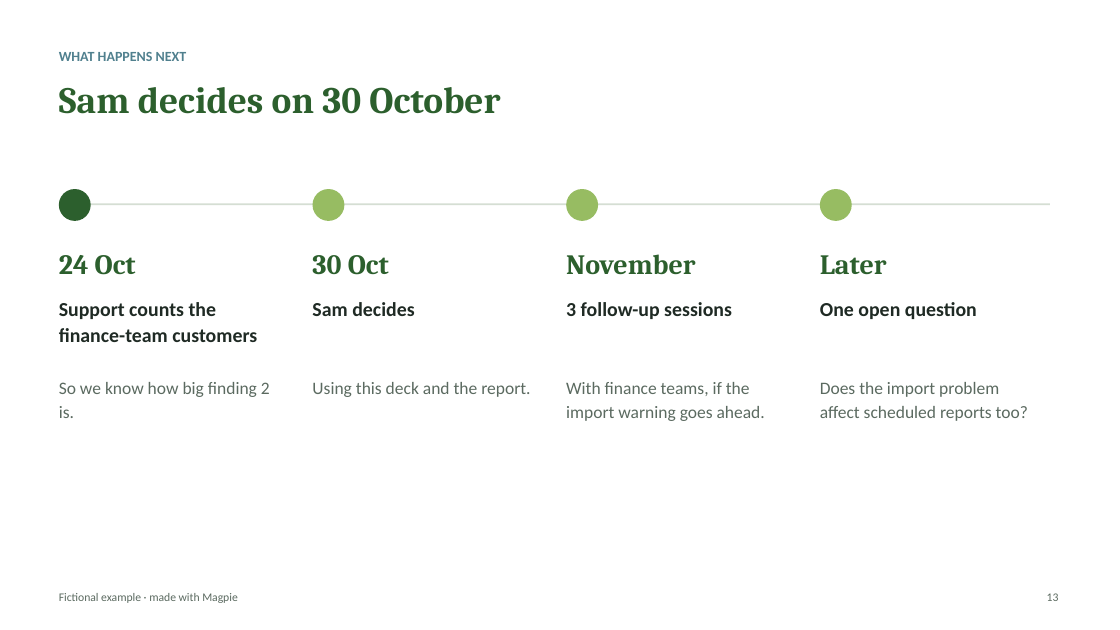
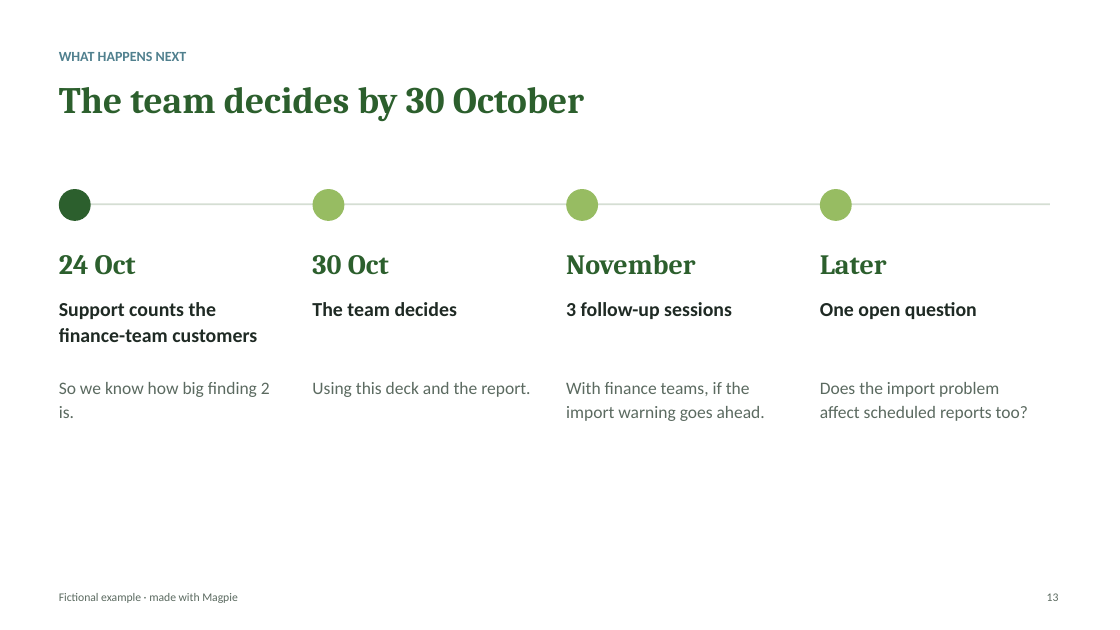
Before and after one commit to kirstenhosic/user-research-assistant, a slide deck: slide 13 of docs/examples/example-readout.pptx. Drawn at 1120x630 pixels with LibreOffice and Linux fonts; fonts in the diff are those of the drawing. Boxes give left, top, right and bottom in pixels: in the first picture for what was removed or moved away, otherwise in the second. Text is boxed around its words. In the diff, an @@ line names an element or a change of style, - is before the commit and + after.

```diff
--- a/docs/examples/example-readout.pptx
+++ b/docs/examples/example-readout.pptx
@@ text at box(59, 87, 584, 121): text changed @@
-Sam decides on 30 October
+The team decides by 30 October
@@ text at box(312, 302, 457, 316): text changed @@
-Sam decides
+The team decides
```
Also in this commit, not shown: 5 other slides changed, 5 other files.
